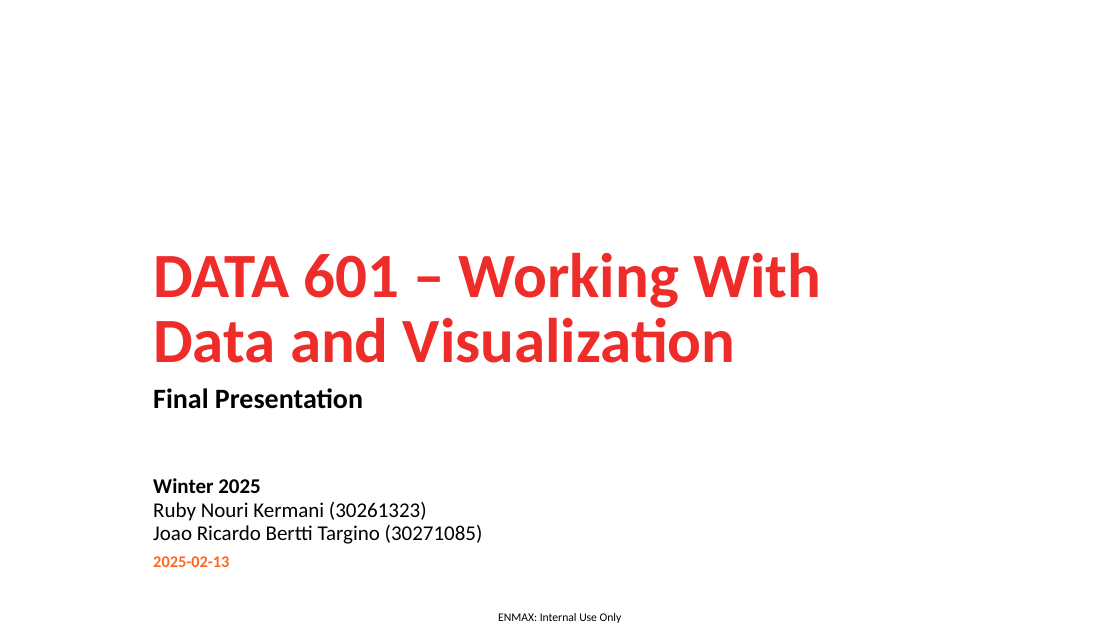
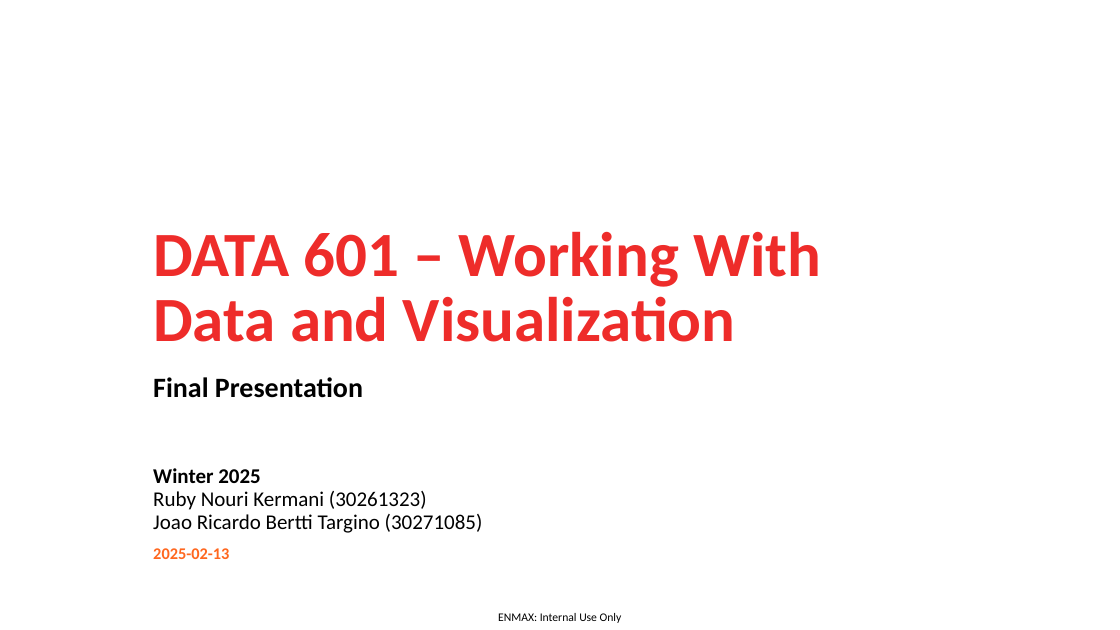
Before and after one commit to jricardobt1/UofC, a slide deck: slide 1 of DATA601/Project/20250213_Project Presentation.pptx. Drawn at 1120x630 pixels with LibreOffice and Linux fonts; fonts in the diff are those of the drawing; background and template pictures are left out. Boxes give left, top, right and bottom in pixels: in the first picture for what was removed or moved away, otherwise in the second. Text is boxed around its words. In the diff, an @@ line names an element or a change of style, - is before the commit and + after.

Commit message:
Finalizing PowerPoint Presentation

```diff
--- a/DATA601/Project/20250213_Project Presentation.pptx
+++ b/DATA601/Project/20250213_Project Presentation.pptx
@@ title "DATA 601 – Working With ...": place and size @@
-title "DATA 601 – Working With ..." at (153, 252, 821, 363)
+title "DATA 601 – Working With ..." at (153, 231, 821, 342)
@@ 2 texts, 1 subtitle: place and size @@
-2 texts, 1 subtitle at (153, 388, 483, 567)
+2 texts, 1 subtitle at (153, 377, 483, 559)
```
Also in this commit, not shown: 3 other slides changed, 1 slide added.
